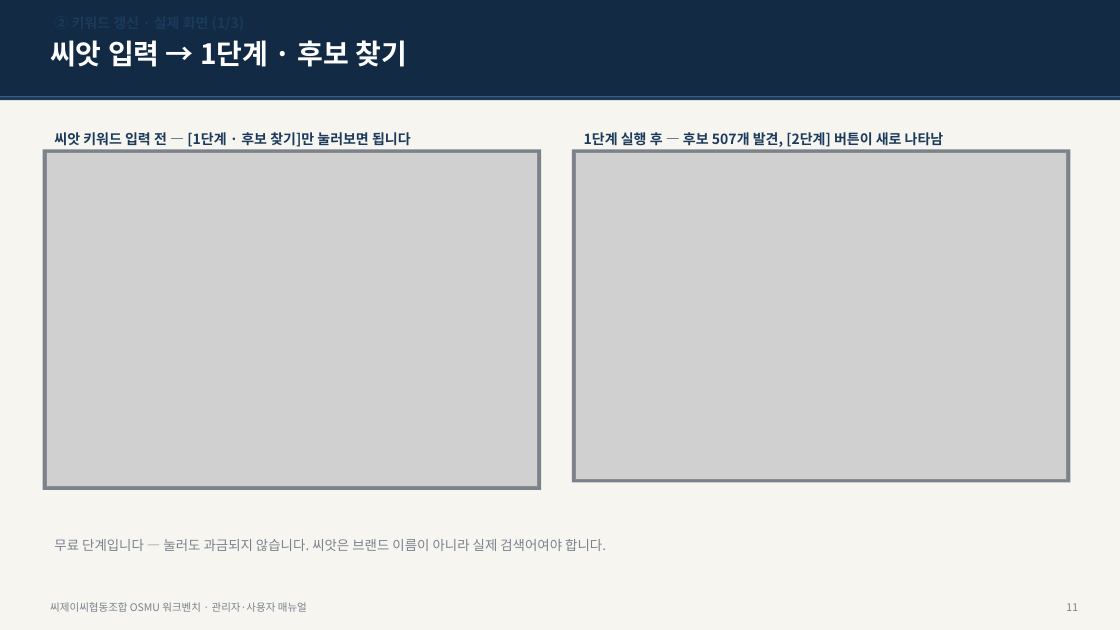
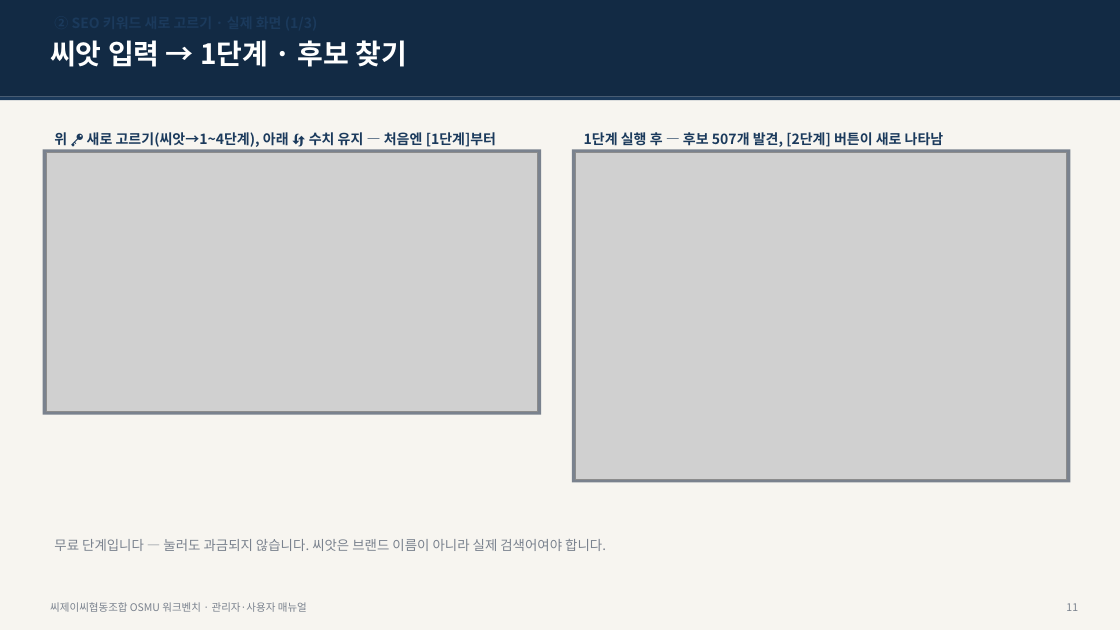
Before and after one commit to JaewooLee-AI/OSMU_cjc, a slide deck: slide 12 of docs/CJC_OSMU_사용자_매뉴얼.pptx. Drawn at 1120x630 pixels with LibreOffice and Linux fonts; fonts in the diff are those of the drawing; grey boxes stand for pictures. Boxes give left, top, right and bottom in pixels: in the first picture for what was removed or moved away, otherwise in the second. Text is boxed around its words. In the diff, an @@ line names an element or a change of style, - is before the commit and + after.

```diff
--- a/docs/CJC_OSMU_사용자_매뉴얼.pptx
+++ b/docs/CJC_OSMU_사용자_매뉴얼.pptx
@@ text at [54, 132, 496, 147]: text changed @@
-씨앗 키워드 입력 전 — [1단계 · 후보 찾기]만 눌러보면 됩니다
+위 🔑 새로 고르기(씨앗→1~4단계), 아래 🔄 수치 유지 — 처음엔 [1단계]부터
@@ rectangle: place and size @@
-rectangle at [43, 150, 541, 490]
+rectangle at [43, 150, 541, 415]
@@ picture: place and size @@
-picture at [46, 153, 538, 486]
+picture at [46, 153, 538, 412]
```
Also in this commit, not shown: 11 other slides changed, 4 other files.
